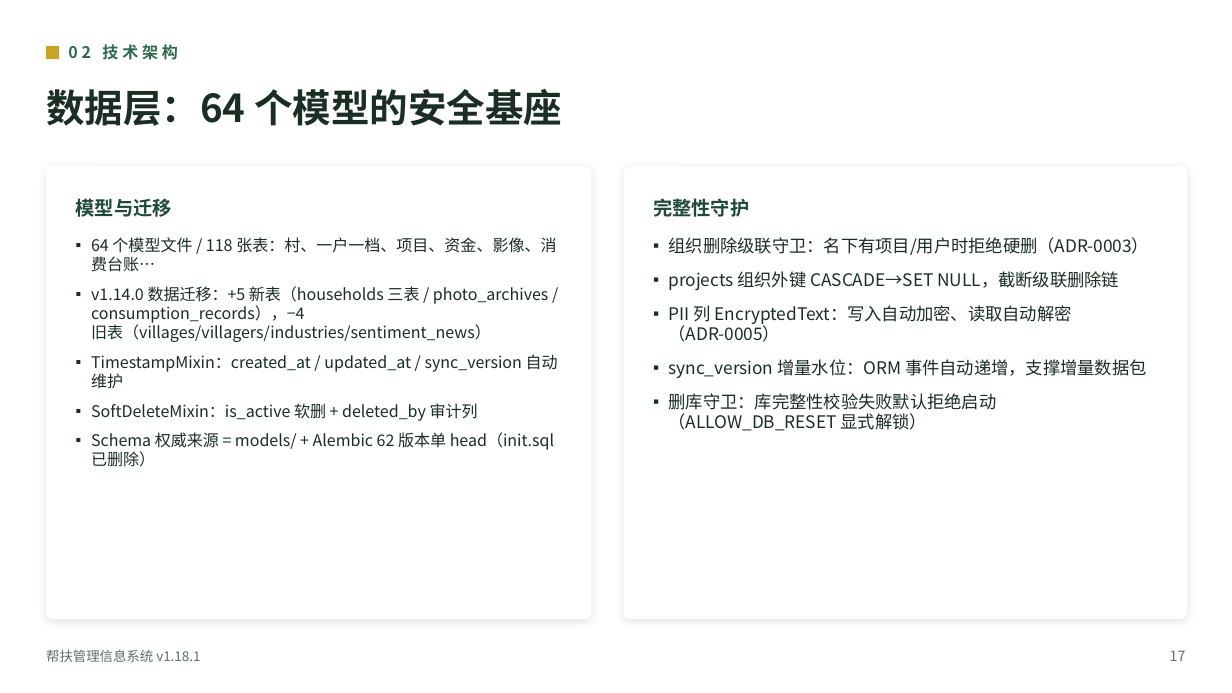
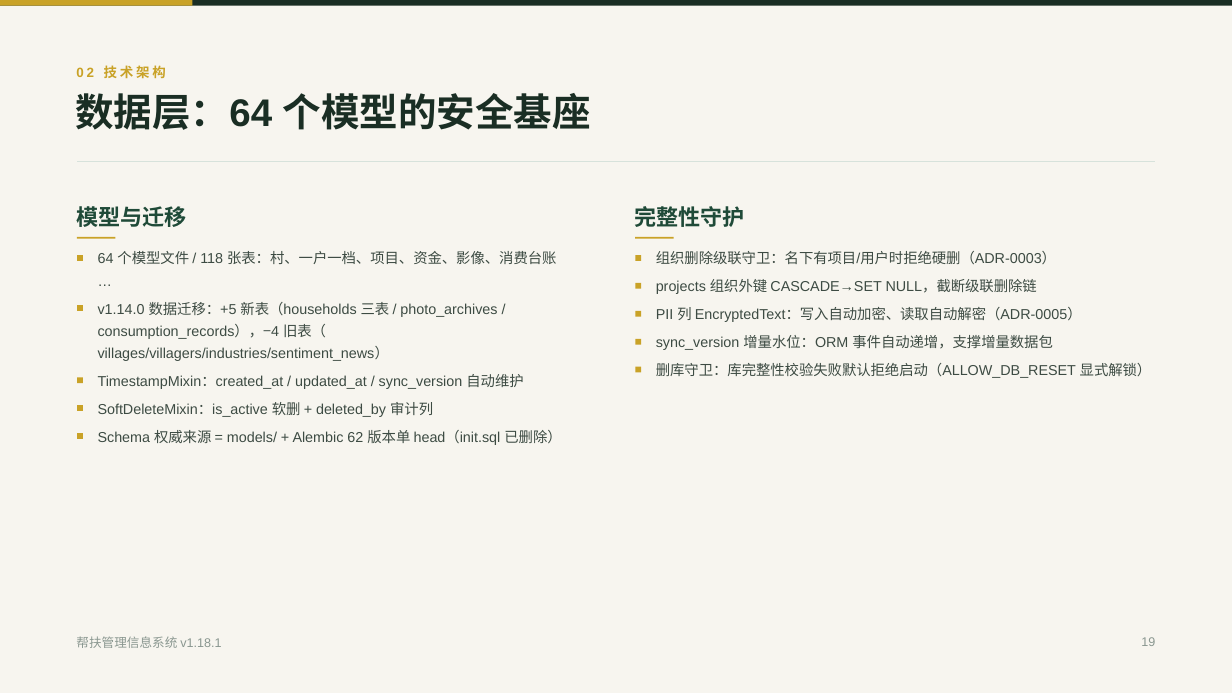
Before and after one commit to lzh745200/MRRS, a slide deck: slide 19 of docs/帮扶管理信息系统介绍.pptx. Drawn at 1232x693 pixels with LibreOffice and Linux fonts; fonts in the diff are those of the drawing. Boxes give left, top, right and bottom in pixels: in the first picture for what was removed or moved away, otherwise in the second. Text is boxed around its words. In the diff, an @@ line names an element or a change of style, - is before the commit and + after.

```diff
--- a/docs/帮扶管理信息系统介绍.pptx
+++ b/docs/帮扶管理信息系统介绍.pptx
@@ background #FFFFFF to #F7F5EF @@
@@ rectangle added at bbox=[0, 0, 1232, 6], fill #1A2E24 @@
@@ rectangle added at bbox=[0, 0, 192, 6], fill #C9A227 @@
@@ rectangle removed at bbox=[46, 46, 59, 59] @@
@@ text "数据层：64 个模型的安全基座": place and size @@
-text "数据层：64 个模型的安全基座" at bbox=[46, 89, 562, 126]
+text "数据层：64 个模型的安全基座" at bbox=[75, 93, 591, 130]
@@ text "数据层：64 个模型的安全基座" at bbox=[75, 93, 591, 130]: font Noto Sans CJK SC to Arial; vertical alignment middle to top @@
@@ text "02 技术架构": place and size @@
-text "02 技术架构" at bbox=[68, 44, 178, 60]
+text "02 技术架构" at bbox=[76, 65, 166, 79]
@@ text "02 技术架构" at bbox=[76, 65, 166, 79]: size 12.5 to 10.5 pt, font Noto Sans CJK SC to Arial, text colour #2D6A4F to #C9A227, letter spacing 3 to 2.2 pt; vertical alignment middle to top @@
@@ rounded rectangle removed at bbox=[46, 166, 592, 619] @@
@@ freeform shape added at bbox=[77, 162, 1155, 163], outline #D7E2DB 0.75 pt @@
@@ rounded rectangle removed at bbox=[624, 166, 1188, 619] @@
@@ text "模型与迁移": place and size @@
-text "模型与迁移" at bbox=[76, 198, 172, 217]
+text "模型与迁移" at bbox=[76, 206, 186, 227]
@@ text "模型与迁移" at bbox=[76, 206, 186, 227]: size 15 to 17.2 pt, font Noto Sans CJK SC to Arial; vertical alignment middle to top @@
@@ text "完整性守护" at bbox=[634, 206, 744, 227]: size 15 to 17.2 pt, font Noto Sans CJK SC to Arial; vertical alignment middle to top @@
@@ text "完整性守护": place and size @@
-text "完整性守护" at bbox=[653, 198, 749, 217]
+text "完整性守护" at bbox=[634, 206, 744, 227]
@@ text removed at bbox=[91, 237, 558, 467] @@
-▪ 64 个模型文件 / 118 张表：村、一户一档、项目、资金、影像、消费台账…
-▪ v1.14.0 数据迁移：+5 新表（households 三表 / photo_archives / consumption_records），−4 旧表（villages/villagers/industries/sentiment_news）
-▪ TimestampMixin：created_at / updated_at / sync_version 自动维护
-▪ SoftDeleteMixin：is_active 软删 + deleted_by 审计列
-▪ Schema 权威来源 = models/ + Alembic 62 版本单 head（init.sql 已删除）
@@ text removed at bbox=[669, 237, 1150, 431] @@
-▪ 组织删除级联守卫：名下有项目/用户时拒绝硬删（ADR-0003）
-▪ projects 组织外键 CASCADE→SET NULL，截断级联删除链
-▪ PII 列 EncryptedText：写入自动加密、读取自动解密（ADR-0005）
-▪ sync_version 增量水位：ORM 事件自动递增，支撑增量数据包
-▪ 删库守卫：库完整性校验失败默认拒绝启动（ALLOW_DB_RESET 显式解锁）
@@ group added at bbox=[77, 237, 1152, 445]: 13 texts, 12 rectangles @@
+64 个模型文件 / 118 张表：村、一户一档、项目、资金、影像、消费台账
+…
+v1.14.0 数据迁移：+5 新表（households 三表 / photo_archives /
+consumption_records），−4 旧表（
+villages/villagers/industries/sentiment_news）
+TimestampMixin：created_at / updated_at / sync_version 自动维护
+SoftDeleteMixin：is_active 软删 + deleted_by 审计列
+Schema 权威来源 = models/ + Alembic 62 版本单 head（init.sql 已删除）
+组织删除级联守卫：名下有项目/用户时拒绝硬删（ADR-0003）
+projects 组织外键 CASCADE→SET NULL，截断级联删除链
+PII 列 EncryptedText：写入自动加密、读取自动解密（ADR-0005）
+sync_version 增量水位：ORM 事件自动递增，支撑增量数据包
+删库守卫：库完整性校验失败默认拒绝启动（ALLOW_DB_RESET 显式解锁）
@@ text "帮扶管理信息系统 v1.18.1": place and size @@
-text "帮扶管理信息系统 v1.18.1" at bbox=[46, 649, 200, 662]
+text "帮扶管理信息系统 v1.18.1" at bbox=[76, 636, 221, 648]
@@ text "帮扶管理信息系统 v1.18.1" at bbox=[76, 636, 221, 648]: size 10.5 to 9.8 pt, font Noto Sans CJK SC to Arial, text colour #5F6F66 to #8A9790; vertical alignment middle to top @@
@@ text added at bbox=[1141, 637, 1155, 646], 9.8 pt, text #8A9790 @@
+19
@@ text removed at bbox=[1170, 650, 1186, 661] @@
-17
```
Also in this commit, not shown: 54 other slides changed, 1 other file.
